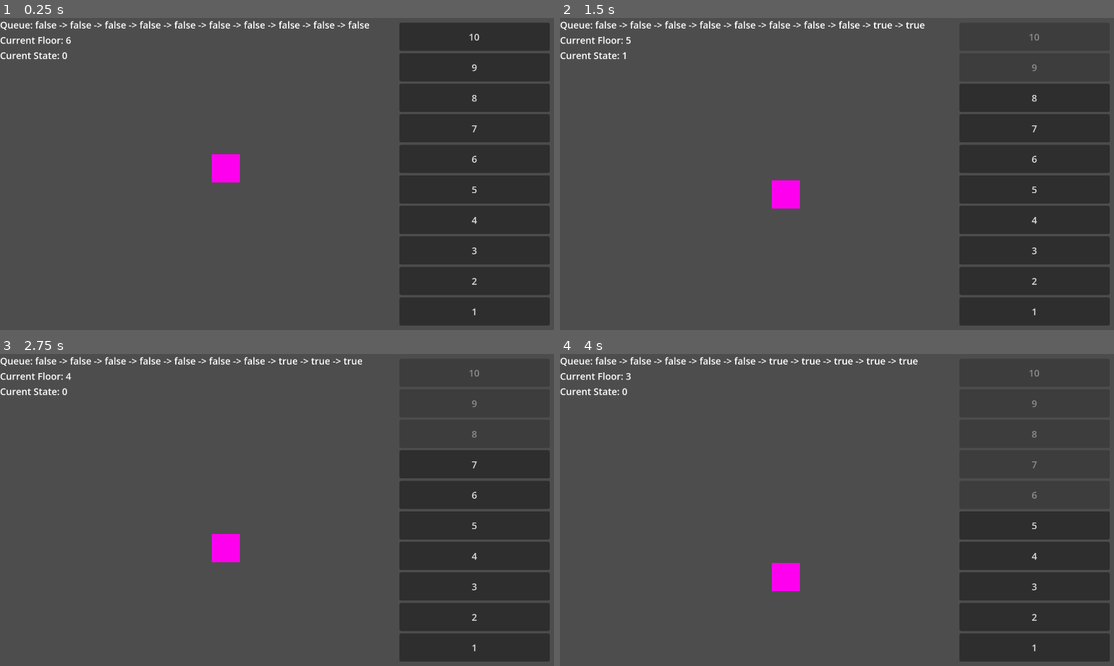
Above: before the commit, frames 1-4 (two rows, left to right).
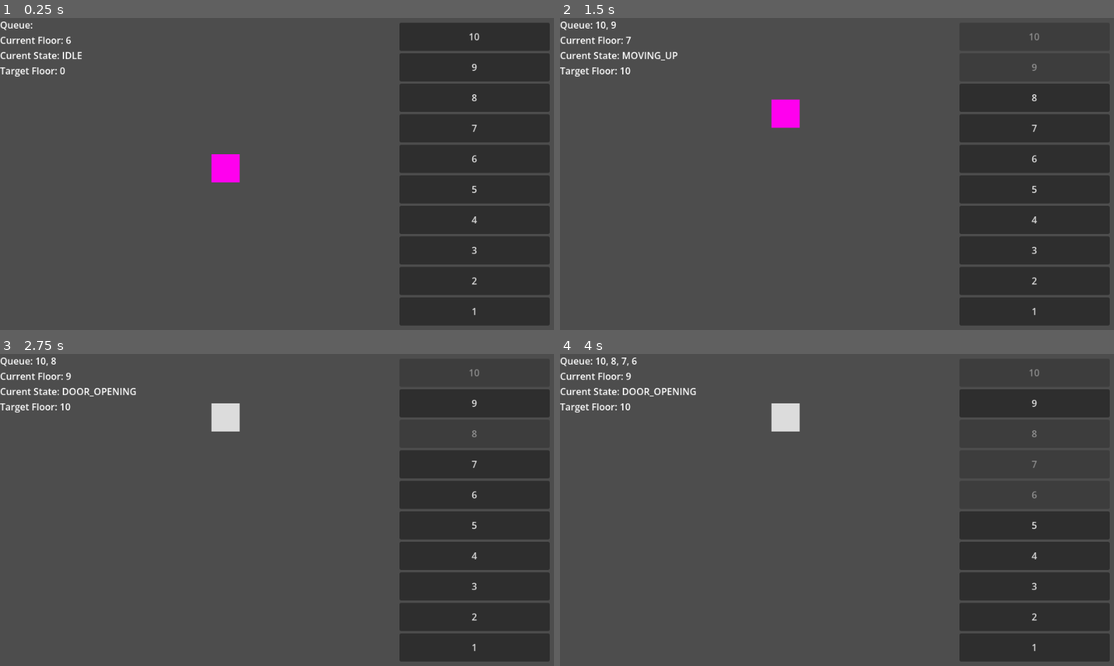
Above: after the commit, the same moments.

Repository: Victor-Wybenga/Elevator-Simulator
Game: Godot game, scene res://Scenes/main.tscn
Same seed, same stepped clock (60 frames per second), same inputs: the game is played once before the commit and once after it.
Inputs:
- Up to frame 1 (0.25 s): no input
- Up to frame 2 (1.5 s): click "10" at 0.5 s; click "9" at 1.25 s
- Up to frame 3 (2.75 s): click "8" at 2 s
- Up to frame 4 (4 s): click "7" at 2.75 s; click "6" at 3.5 s

The runs differ from the first frame. In frame 1, 1.0% of the frame differs, in the area x 0-87%, y 0-96%; in frame 2, 2.0%; in frame 3, 2.0%; in frame 4, 2.0%.

Commit message:
oiuhyesaiueafiugafe

Diff:
--- a/Scenes/elevator.tscn
+++ b/Scenes/elevator.tscn
@@ -1,9 +1,12 @@
 [gd_scene format=3 uid="uid://u0iv0nayhn73"]
+
+[ext_resource type="Script" uid="uid://d6lq7box3ji7" path="res://Scripts/elevator.gd" id="1_cyba6"]
 
 [sub_resource type="RectangleShape2D" id="RectangleShape2D_ip31b"]
 size = Vector2(48, 48)
 
 [node name="Elevator" type="StaticBody2D" unique_id=670379961]
+script = ExtResource("1_cyba6")
 
 [node name="CollisionShape2D" type="CollisionShape2D" parent="." unique_id=1736835899]
 shape = SubResource("RectangleShape2D_ip31b")
@@ -21,3 +24,9 @@
 grow_horizontal = 2
 grow_vertical = 2
 color = Color(1, 0, 0.93333334, 1)
+
+[node name="Timer" type="Timer" parent="." unique_id=987239804]
+process_callback = 0
+wait_time = 3.0
+
+[connection signal="timeout" from="Timer" to="." method="_on_timer_timeout"]
--- a/Scripts/elevator.gd
+++ b/Scripts/elevator.gd
@@ -1,19 +1,19 @@
 extends StaticBody2D
 enum ElevatorState {
-	IDLE,
-	MOVING_UP,
-	MOVING_DOWN,
-	DOOR_OPENING,
-	DOOR_CLOSING
+	MOVING_UP = -1,
+	IDLE = 0,
+	MOVING_DOWN = 1,
+	DOOR_OPENING = 2,
+	DOOR_CLOSING = 3
 }
 
 const SPEED: float = 100.0
 const FLOORS: int = 10
 
 var current_floor: int
+var called_floors: Array[int]
 var target_floor: int
-var called_floors: Array[bool] = []
-var state: ElevatorState
+var state: ElevatorState = ElevatorState.IDLE
 
 signal reached_floor(floor: int)
 
@@ -29,60 +29,45 @@
 	var usable_height: float = height - bound_height
 	return (usable_height / FLOORS) * (FLOORS - floor) + (3 * bound_height / 4)
 
-func _ready() -> void:
-	state = ElevatorState.IDLE
-	called_floors.resize(10)
-	called_floors.fill(false)
-
-func next_floor(current_floor: int) -> void:
-	var found_above = called_floors.slice(current_floor).find(true) + 1
-	var found_below = called_floors.slice(0, current_floor).find(true) + 1
-
-	if found_above:
-		if state == ElevatorState.MOVING_UP:
-			target_floor = found_above
-		else:
-			state = ElevatorState.MOVING_DOWN
-	elif found_below:
-		if state == ElevatorState.MOVING_DOWN:
-			target_floor = found_below
-		else:
-			state = ElevatorState.MOVING_UP
-	else:
-		state = ElevatorState.IDLE
-
-
 func move_to_floor(delta: float):
-	if state == ElevatorState.IDLE:
+	if state in [ElevatorState.IDLE, ElevatorState.DOOR_OPENING, ElevatorState.DOOR_CLOSING]:
 		return
 
-	var target = Vector2(
-		self.position.x,
-		get_floor_position(target_floor)
+	move_and_collide(
+		Vector2(0, SPEED * delta * state)
 	)
-	if position.distance_to(target) > SPEED * delta:
-		move_and_collide(
-			position.direction_to(target) * SPEED * delta
-		)
-	else:
-		position = target
-		state = ElevatorState.IDLE
-		called_floors[target_floor - 1] = false
-		reached_floor.emit(target_floor)
+	#position = target
+	if current_floor in called_floors:
+		called_floors.erase(current_floor)
+		reached_floor.emit(current_floor)
+		state = ElevatorState.DOOR_OPENING
+		$Timer.start()
+		$ColorRect.color = Color.GAINSBORO
+
 
 
 func _physics_process(delta: float) -> void:
 	current_floor = get_floor(self.position.y)
-	next_floor(current_floor)
+	match state:
+		ElevatorState.MOVING_DOWN:
+			target_floor = called_floors.min()
+		ElevatorState.MOVING_UP:
+			target_floor = called_floors.max()
 	move_to_floor(delta)
 
 
 func _on_elevator_buttons_call_elevator(floor: int) -> void:
-	if floor > current_floor:
-		state = ElevatorState.MOVING_UP
-	elif floor < current_floor:
-		state = ElevatorState.MOVING_DOWN
-	else:
-		state = ElevatorState.IDLE
+	called_floors.push_back(floor)
+	if state == ElevatorState.IDLE:
+		if floor > current_floor:
+			state = ElevatorState.MOVING_UP
+		elif floor < current_floor:
+			state = ElevatorState.MOVING_DOWN
 
-	called_floors[floor - 1] = true
+
+func _on_timer_timeout() -> void:
+	if current_floor == target_floor:
+		if called_floors.is_empty():
+			state = ElevatorState.IDLE
+		else:
+			state *= -1
--- a/Scripts/queue_display.gd
+++ b/Scripts/queue_display.gd
@@ -2,8 +2,9 @@
 
 # Called every frame. 'delta' is the elapsed time since the previous frame.
 func _process(delta: float) -> void:
-	self.text = ("Queue: %s\nCurrent Floor: %d\nCurent State: %s") % [
-		" -> ".join($"../Elevator".called_floors),
-		$"../Elevator".current_floor,
-		$"../Elevator".state
-	]
+	self.text = ("Queue: {queue}\nCurrent Floor: {floor}\nCurent State: {state}\nTarget Floor: {target}").format({
+		"queue": ", ".join($"../Elevator".called_floors),
+		"floor": $"../Elevator".current_floor,
+		"state": $"../Elevator".ElevatorState.find_key($"../Elevator".state),
+		"target": $"../Elevator".target_floor
+	})
--- a/project.godot
+++ b/project.godot
@@ -17,9 +17,8 @@
 
 [display]
 
-window/size/viewport_width=1920
-window/size/viewport_height=1080
-window/stretch/scale=2.0
+window/size/viewport_width=960
+window/size/viewport_height=540
 window/stretch/scale_mode="integer"
 
 [physics]
